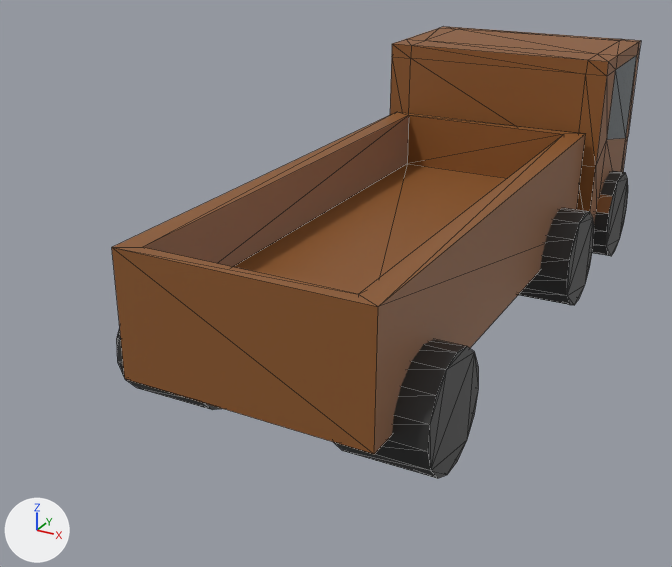
Before and after pictures for a commit that changed the glTF model automated-construction-sim/Assets/LKW.glb.
The view is the same before and after, from a camera (50 mm lens) standing at (1.34, -3.29, 1.29) and looking at (-0.18, -0.54, -0.08). The lights are fixed; the arrows at lower left show +X, +Y and +Z. The first picture is the older version. Mesh edges are drawn as thin lines. Where no turn or scale is listed for an object, it has been applied to the vertices. Vertices at exactly the same position are counted once.

The older version as bpy lines, for what is in view:
```python
me_cylinder = bpy.data.meshes.new('Cylinder')
me_cylinder.from_pydata(...)  # 268 vertices, 492 faces; spans x -0.55..0.54, y -1.43..1.11, z -0.3..0.62
# faces by material slot: [132, 6, 334, 20]
me_cylinder.materials.append(mat_material_001)  # brown #8c582a
me_cylinder.materials.append(mat_material_002)  # greyish blue #4a5c64
me_cylinder.materials.append(mat_material_003)  # black #2f2f2f
me_cylinder.materials.append(mat_material_004)  # yellow #e7cb67
# before: 60 (-0.42, -1.43, -0.11) at pixel (124, 378), 61 (-0.42, -1.43, 0.32) at pixel (111, 247), 62 (0.43, -1.43, -0.11) at pixel (374, 454), 63 (0.43, -1.43, 0.32) at pixel (378, 306), 66 (0.35, -1.39, 0.32) at pixel (358, 294)
# before: 67 (-0.34, -1.39, 0.32) at pixel (142, 247), 70 (0.35, -1.39, 0.1), 71 (-0.34, -1.39, 0.1)
ob_cylinder = bpy.data.objects.new('Cylinder', me_cylinder)
ob_cylinder.location = (0.0, 0.0, 0.0)
```
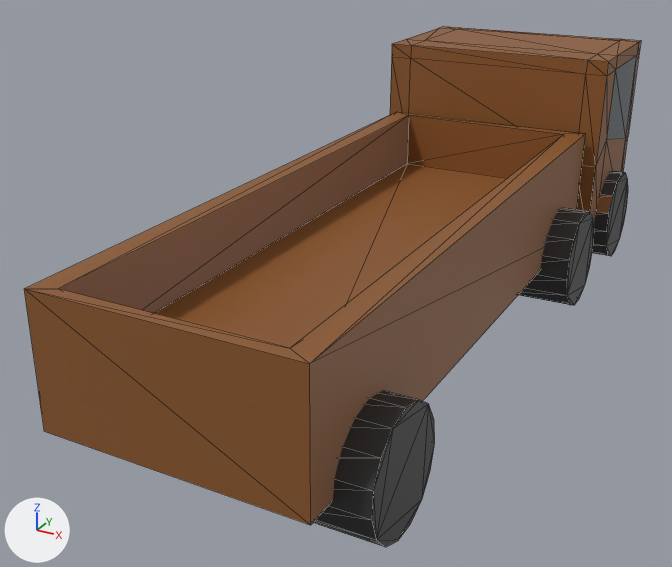
Where the change shows, as pixel boxes [x1, y1, x2, y2] in the pictures (672 x 567 px; the box of a moved part takes in the faces that stretch with it):
'Cylinder', reshaped (17% wider, 15% taller)
    before: [112, 26, 641, 478]
    after: [24, 26, 641, 547]
part 1 of me_cylinder, moved or reshaped (not visible afterwards)
    before: [116, 327, 222, 410]
part 2 of me_cylinder, moved or reshaped
    before: [333, 339, 479, 478]
    after: [313, 391, 435, 547]
part 3 of me_cylinder, moved or reshaped
    before: [112, 112, 545, 454]
    after: [24, 112, 545, 525]

The change in detail:
me_cylinder is used by ob_cylinder; location (0.0, 0.0, 0.0).
me_cylinder had 268 vertices, 492 faces and spanned x -0.55..0.54, y -1.43..1.11, z -0.3..0.62.
me_cylinder now has 268 vertices, 492 faces and spans x -0.55..0.54, y -1.76..1.11, z -0.3..0.62.
me_cylinder part 1: the loose piece of 30 vertices spanning x -0.55..-0.23, y -1.32..-0.95, z -0.3..0.08 is moved by (0.0, -0.33, 0.0).
me_cylinder part 2: the loose piece of 30 vertices spanning x 0.23..0.54, y -1.32..-0.95, z -0.3..0.09 is moved by (0.0, -0.33, 0.0).
Part 3, on me_cylinder:
Vertices 60 to 63, 66, 67, 70, 71 of me_cylinder move by (0.0, -0.33, 0.0).
